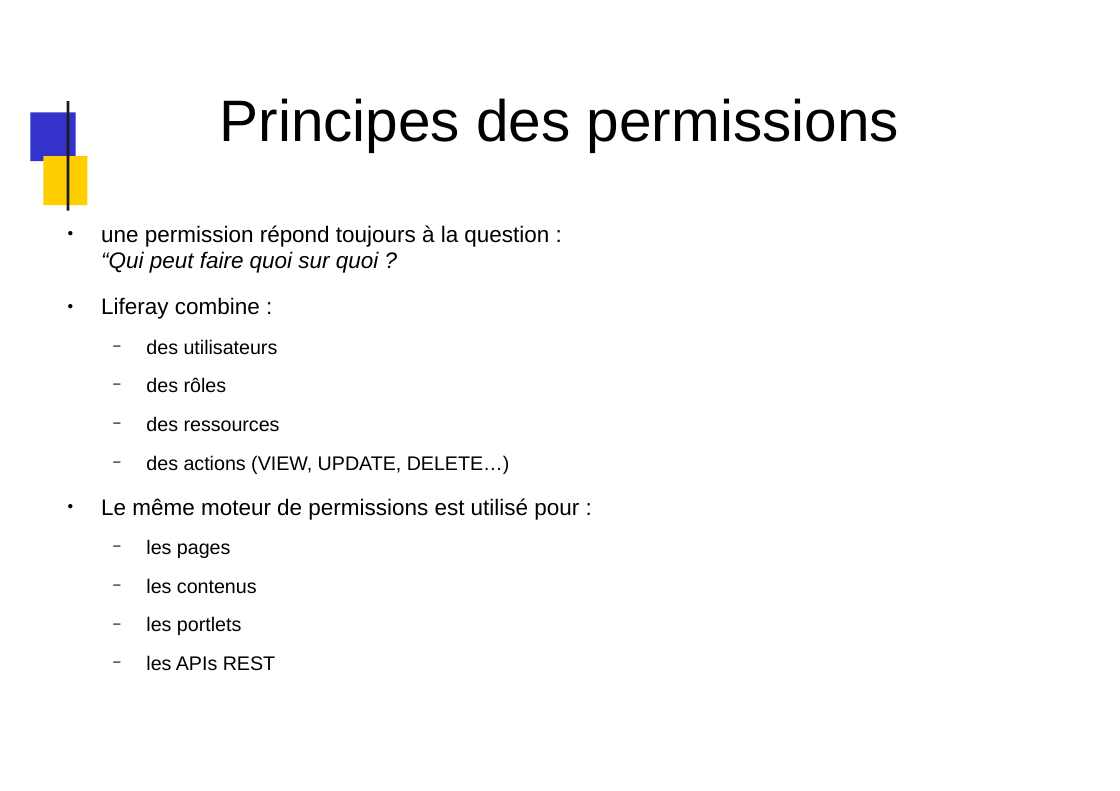
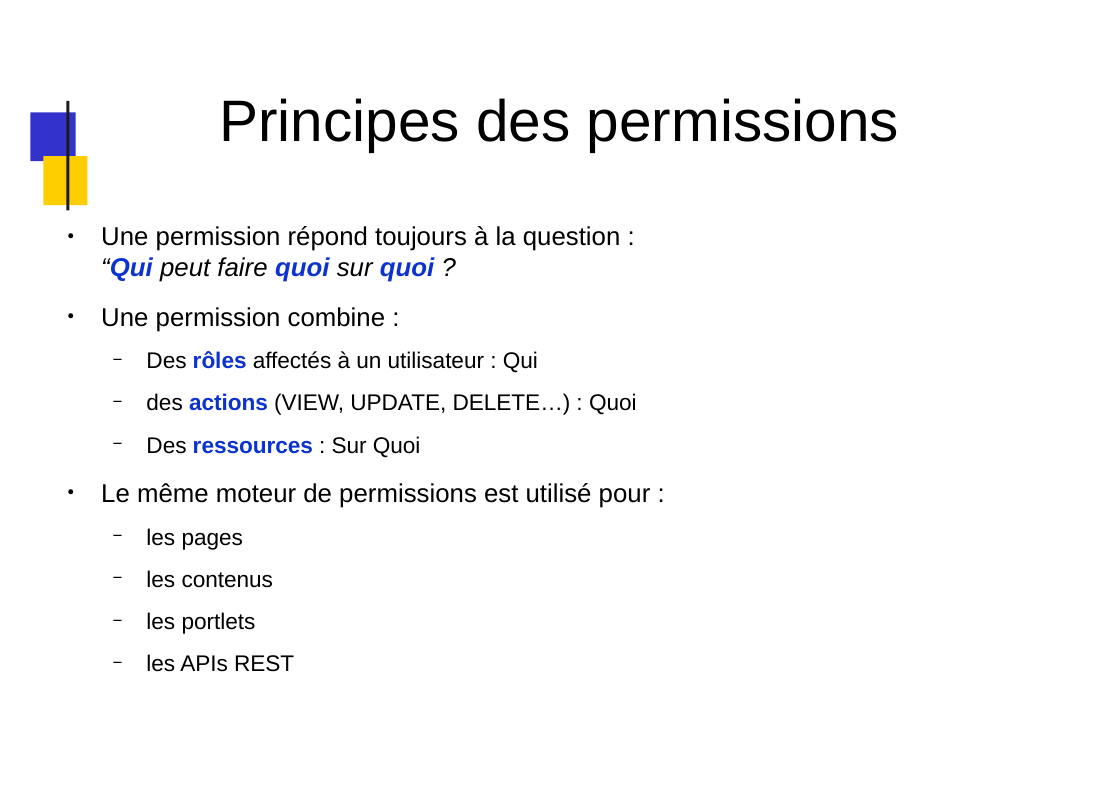
Before and after one commit to dthibau/liferay, a slide deck: slide 184 of Lrd7.pptx (slide 160 before the commit). Drawn at 1120x791 pixels with LibreOffice and Linux fonts; fonts in the diff are those of the drawing; background and template pictures are left out. Boxes give left, top, right and bottom in pixels: in the first picture for what was removed or moved away, otherwise in the second. Text is boxed around its words. In the diff, an @@ line names an element or a change of style, - is before the commit and + after.

Commit message:
Taglibs et slides sur Permissions

```diff
--- a/Lrd7.pptx
+++ b/Lrd7.pptx
@@ text at (x1=101, y1=226, x2=637, y2=458): text changed; size 16.9 to 17 pt @@
-● une permission répond toujours à la question :
-  “Qui peut faire quoi sur quoi ?
-● Liferay combine :
-  − des utilisateurs
-  − des rôles
-  − des ressources
-  − des actions (VIEW, UPDATE, DELETE…)
+● Une permission répond toujours à la question :
+  “Qui peut faire quoi sur quoi ?
+● Une permission combine :
+  − Des rôles affectés à un utilisateur : Qui
+  − des actions (VIEW, UPDATE, DELETE…) : Quoi
+  − Des ressources : Sur Quoi
@@ text at (x1=101, y1=483, x2=651, y2=672): size 16.9 to 19.4 pt in "Le même moteur de permissions est utilisé ..."; size 14.8 to 17 pt in "les pages", "les contenus", "les portlets", "les APIs REST" @@
```
Also in this commit, not shown: 61 other slides changed, 31 slides added, 12 slides removed, 5 other files.
